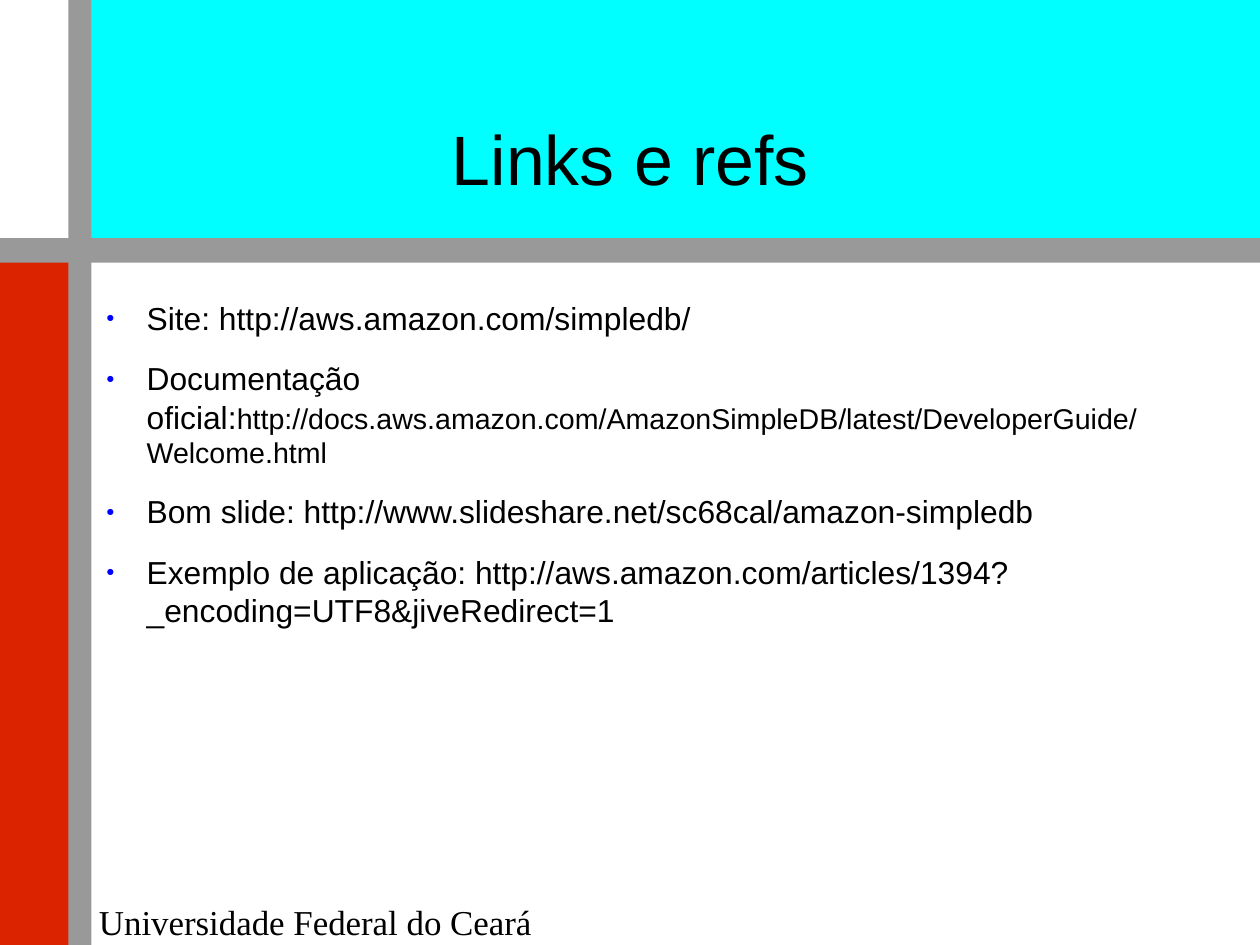
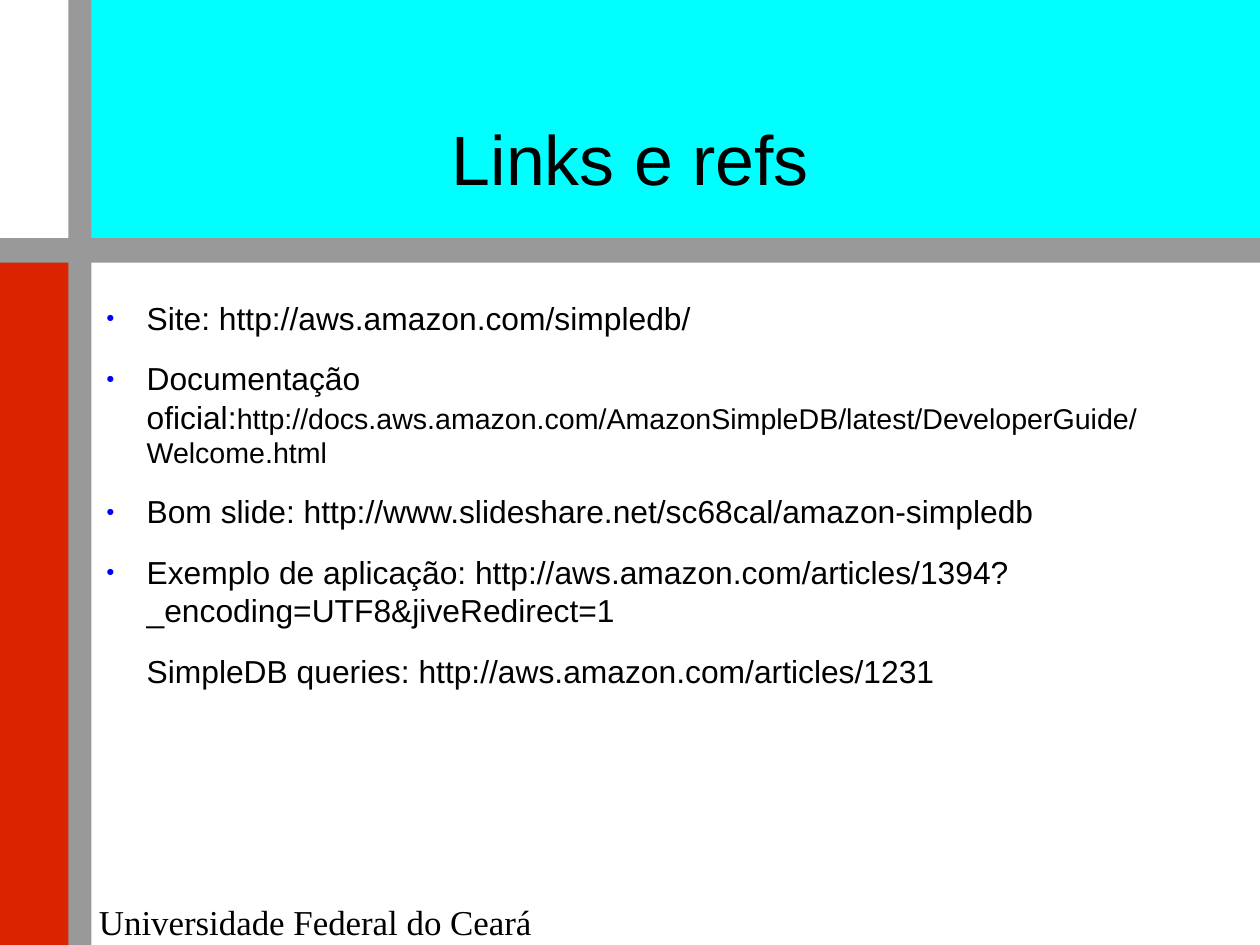
Before and after one commit to renatocjn/NoSQL_TF, a slide deck: slide 24 of Apresentação.odp (slide 23 before the commit). Drawn at 1260x945 pixels with LibreOffice and Linux fonts; fonts in the diff are those of the drawing; background and template pictures are left out. Boxes give left, top, right and bottom in pixels: in the first picture for what was removed or moved away, otherwise in the second. Text is boxed around its words. In the diff, an @@ line names an element or a change of style, - is before the commit and + after.

```diff
--- a/Apresentação.odp
+++ b/Apresentação.odp
@@ text at <box>147,660,935,689</box>: paragraph added @@
+SimpleDB queries: http://aws.amazon.com/articles/1231
```
Also in this commit, not shown: 1 other slide changed, 2 slides added, 1 slide removed.
